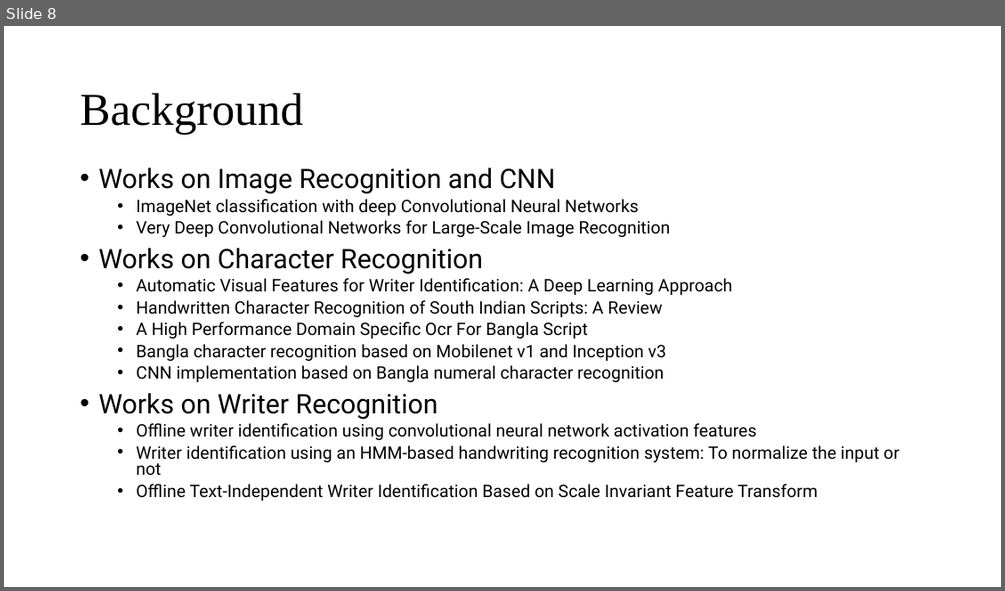
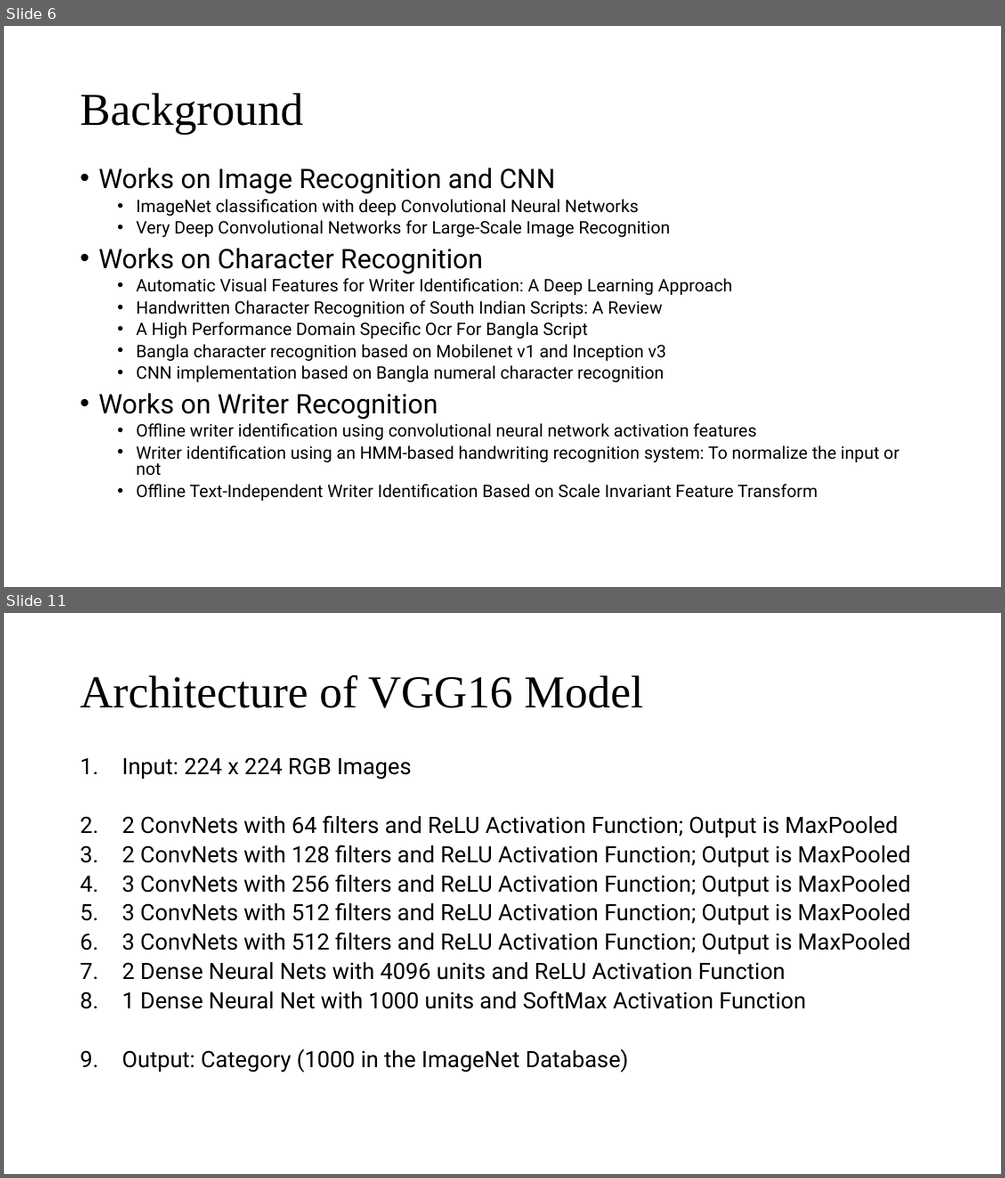
Before and after one commit to TheAnonymousMan/local-language-recognition-gcelt-class-2021, a slide deck: Documentation/4th Year Project Presentation.pptx. Shown one above the other, each under a label of ours: slide 8 before the commit, slides 6 and 11 after it; the slides between them are not shown. The pictures are 1005x591 and 1005x1178 pixels, drawn with LibreOffice and Linux fonts; fonts in the diff are those of the drawing. Boxes give left, top, right and bottom in pixels: in the first picture for what was removed or moved away, otherwise in the second. Text is boxed around its words. In the diff, an @@ line names an element or a change of style, - is before the commit and + after.

```diff
--- a/Documentation/4th Year Project Presentation.pptx
+++ b/Documentation/4th Year Project Presentation.pptx
@@ slide 11 added at bbox=[4, 613, 1001, 1174], background #FFFFFF @@
@@ title added at bbox=[80, 675, 643, 708], 44 pt, text #000000 @@
+Architecture of VGG16 Model
@@ text added at bbox=[122, 757, 911, 1072], 21.7 pt, text #000000 @@
+1. Input: 224 x 224 RGB Images
+2. 2 ConvNets with 64 filters and ReLU Activation Function; Output is MaxPooled
+3. 2 ConvNets with 128 filters and ReLU Activation Function; Output is MaxPooled
+4. 3 ConvNets with 256 filters and ReLU Activation Function; Output is MaxPooled
+5. 3 ConvNets with 512 filters and ReLU Activation Function; Output is MaxPooled
+6. 3 ConvNets with 512 filters and ReLU Activation Function; Output is MaxPooled
+7. 2 Dense Neural Nets with 4096 units and ReLU Activation Function
+8. 1 Dense Neural Net with 1000 units and SoftMax Activation Function
+9. Output: Category (1000 in the ImageNet Database)
@@ what was slide 8 is now slide 6 @@
```
Also in this commit, not shown: 11 slides changed, 2 slides removed.
